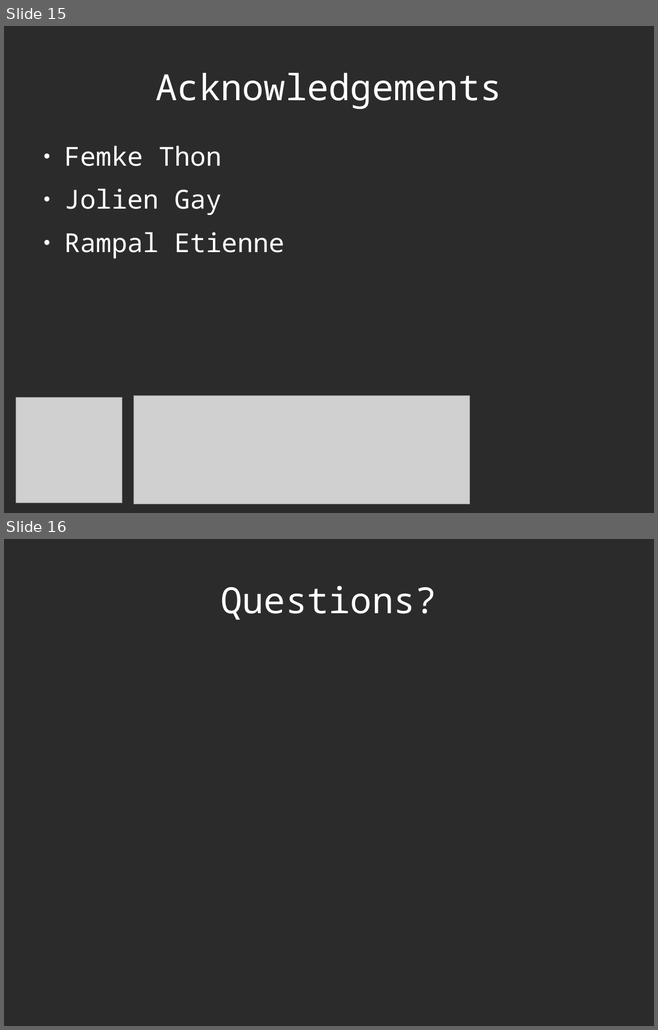
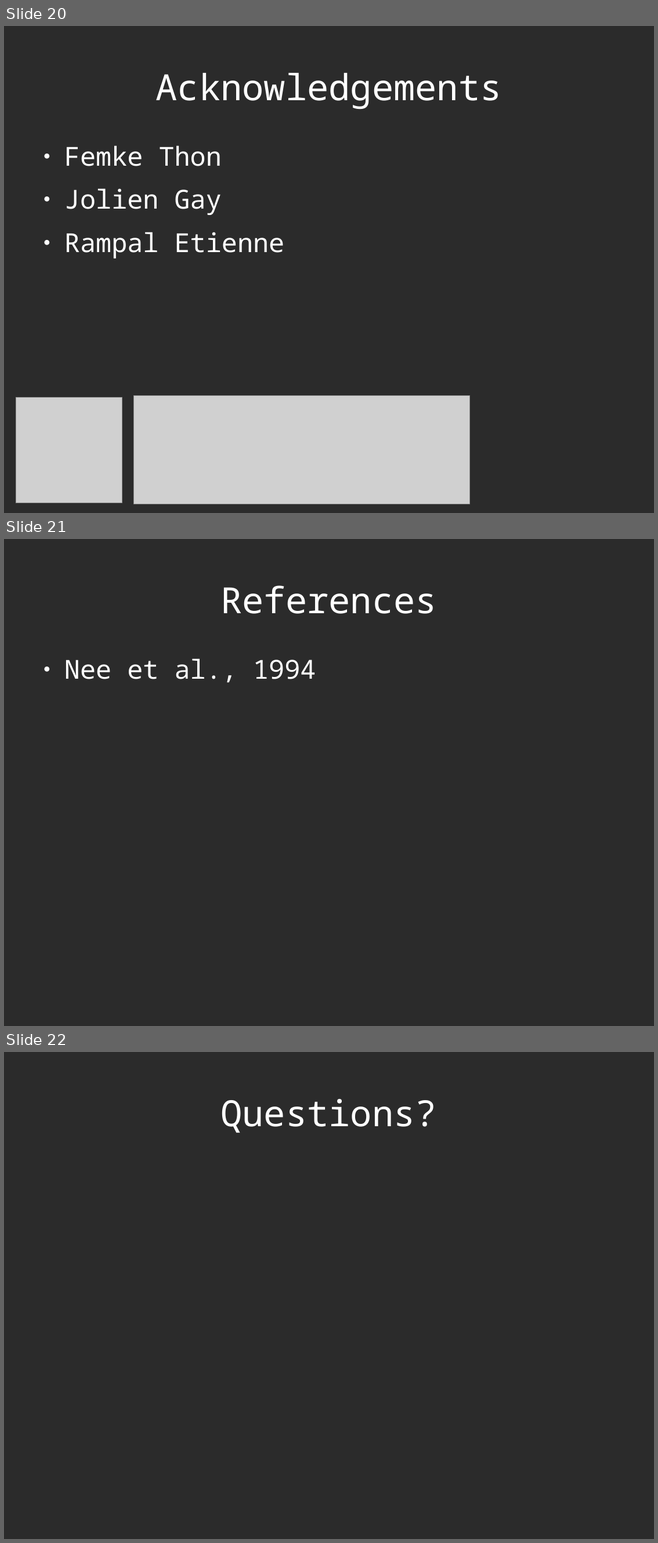
Before and after one commit to richelbilderbeek/Science, a slide deck: Bilderbeek20170213TresMeeting/20170213TresMeeting.odp. Shown one above the other, each under a label of ours: slides 15 and 16 before the commit, slides 20, 21 and 22 after it. The pictures are 658x1030 and 658x1543 pixels, drawn with LibreOffice and Linux fonts; fonts in the diff are those of the drawing; grey boxes stand for pictures; background and template pictures are left out; a plain dark background stands for a picture behind light text. Boxes give left, top, right and bottom in pixels: in the first picture for what was removed or moved away, otherwise in the second. Text is boxed around its words. In the diff, an @@ line names an element or a change of style, - is before the commit and + after.

```diff
--- a/Bilderbeek20170213TresMeeting/20170213TresMeeting.odp
+++ b/Bilderbeek20170213TresMeeting/20170213TresMeeting.odp
@@ slide 21 added at (4,539,654,1026), background picture (left out) @@
@@ title added at (220,585,436,614), 44 pt, text #FFFFFF @@
+References
@@ text added at (64,658,315,683), 32 pt, text #FFFFFF @@
+● Nee et al., 1994
@@ what was slide 15 is now slide 20 @@
@@ what was slide 16 is now slide 22 @@
```
Also in this commit, not shown: 3 slides changed, 8 other slides added, 3 slides removed, 5 other files.
